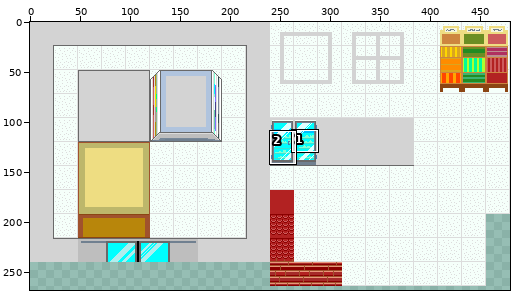
File history of a sprite sheet, assets/map.png. Above: a wide view before the commit, with the close-up outlined.
Close-up. Before the commit:
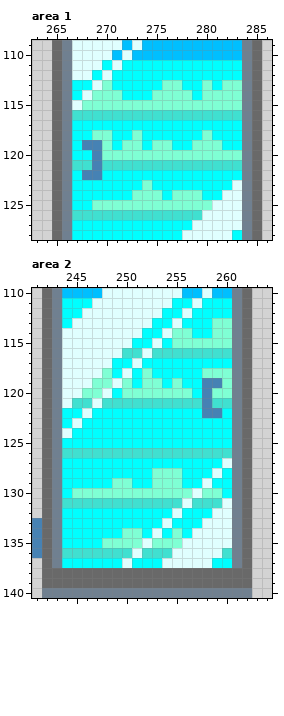
The file is 480x480 pixels. Colours within 5 levels of each other are drawn and written as one. Shown: area 1: x 263..286, y 109..128; area 2: x 241..264, y 110..140. The wide view leaves out empty margins. The commit also changed other parts of the picture, which this record leaves out.
And afterwards:
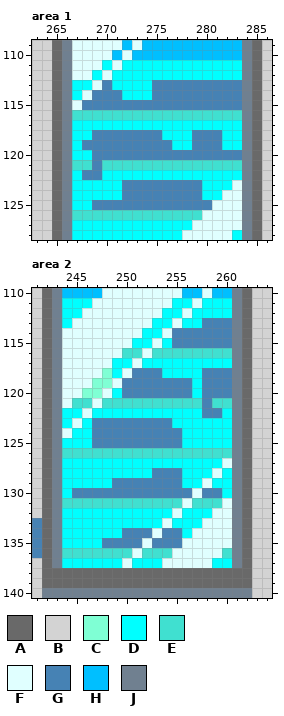
Palette (. is transparent): A #696969  B #d3d3d3  C #7fffd4  D #00ffff  E #40e0d0  F #e0ffff  G #4682b4  H #00bfff  J #708090
From old to new:
Area 1:
y 113: x 270 C -> G; x 275..283 DCCDDCDCC -> GGGGGGGGG
y 114: x 269..271 CCC -> GGG; x 275..283 CCCCDCCCC -> GGGGGGGGG
y 115: x 268..283 CCCCCCCCCCCCCCCC -> GGGGGGGGGGGGGGGG
y 118: x 269..275 CCDDCDD -> GGGGGGG; x 279..281 DCD -> GGG
y 119: x 270..276 CDCCDCC -> GGGGGGG; x 279..281 CCC -> GGG
y 120: x 270..283 CCCCCCCCCCCCCC -> GGGGGGGGGGGGGG
y 123: x 272..279 DDCDDDDD -> GGGGGGGG
y 124: x 272..279 DCCCDCCC -> GGGGGGGG
y 125: x 269..280 CCCCCCCCCCCC -> GGGGGGGGGGGG
Area 2:
y 113: x 258..260 DCC -> GGG
y 114: x 255..260 CCDDCC -> GGGGGG
y 115: x 255..260 CCCCCC -> GGGGGG
y 118: x 251..253 DCD -> GGG; x 258..260 CCC -> GGG
y 119: x 250..256 CDCCDCD -> GGGGGGG; x 260 C -> G
y 120: x 250..256 CCCCCCC -> GGGGGGG; x 259..260 CC -> GG
y 123: x 247..254 DDDDDDDD -> GGGGGGGG
y 124..125: x 247..255 DDDDDDDDD -> GGGGGGGGG
y 128: x 253..255 CCC -> GGG
y 129: x 249..255 CCDDCCC -> GGGGGGG
y 130: x 245..256 CCCCCCCCCCCC -> GGGGGGGGGGGG; x 258..259 CC -> GG
y 134: x 250..252 CCD -> GGG; x 254..255 DC -> GG
y 135: x 248..251 CCCC -> GGGG; x 253..255 CCC -> GGG
Boxes around the changes in both close-ups, in picture pixels (x1, y1, x2, y2):
changed: (82, 80, 242, 210)
changed: (72, 318, 232, 498)
changed: (102, 528, 182, 548)
